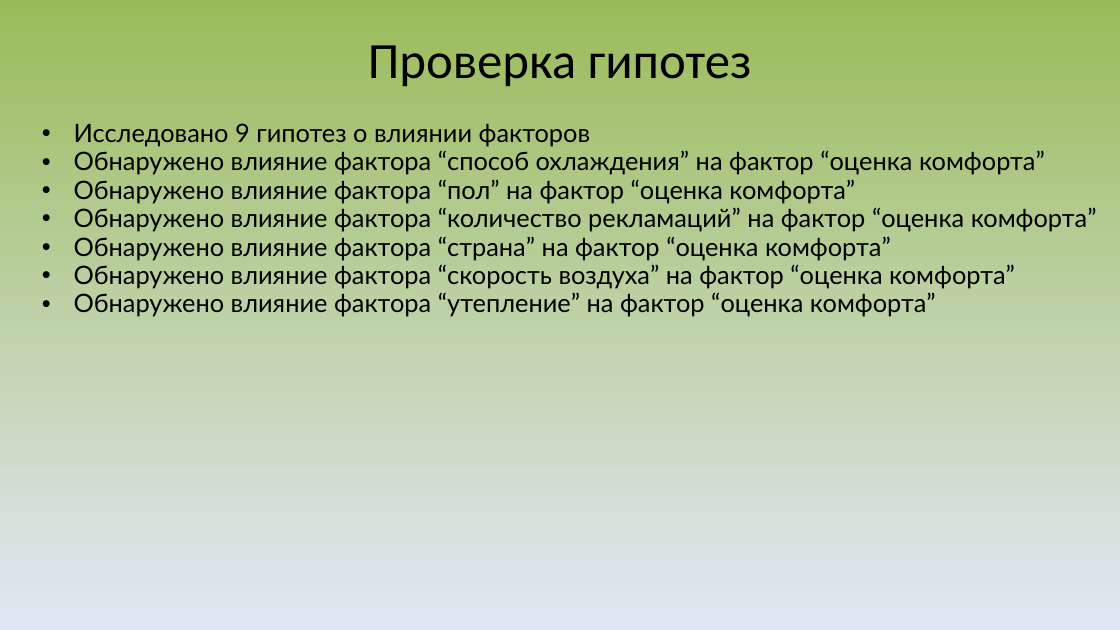
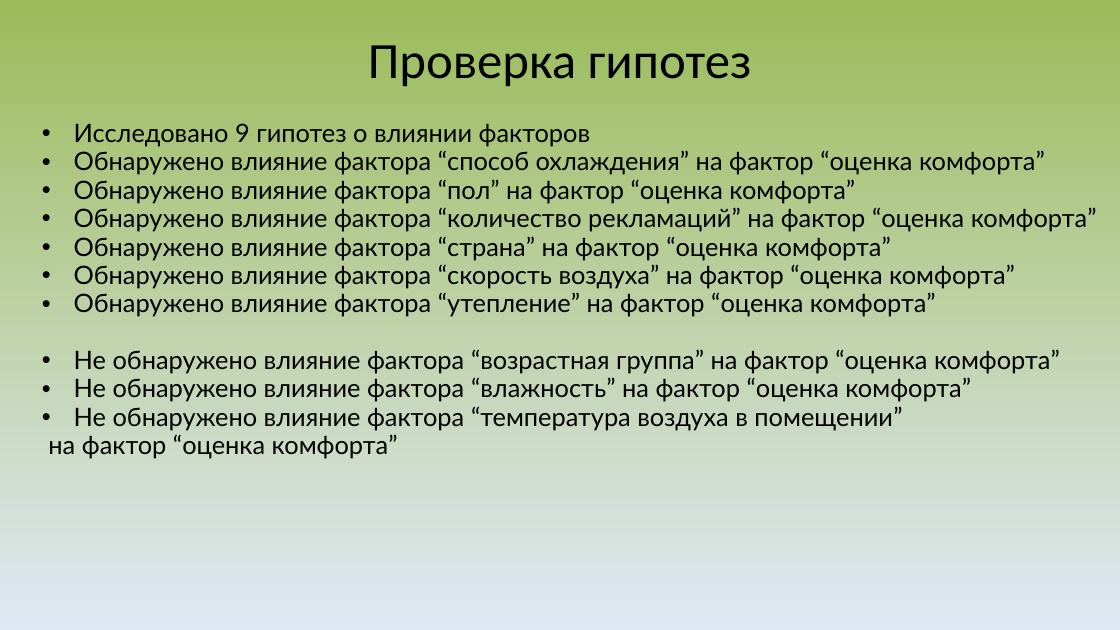
Before and after one commit to irkatsuk/ya_climate, a slide deck: slide 6 of presentation/YaClimate.ppt. Drawn at 1120x630 pixels with LibreOffice and Linux fonts; fonts in the diff are those of the drawing. Boxes give left, top, right and bottom in pixels: in the first picture for what was removed or moved away, otherwise in the second. Text is boxed around its words. In the diff, an @@ line names an element or a change of style, - is before the commit and + after.

```diff
--- a/presentation/YaClimate.ppt
+++ b/presentation/YaClimate.ppt
@@ text at (48, 349, 1060, 458): paragraphs added @@
+• Не обнаружено влияние фактора “возрастная группа” на фактор “оценка комфорта”
+• Не обнаружено влияние фактора “влажность” на фактор “оценка комфорта”
+• Не обнаружено влияние фактора “температура воздуха в помещении”
+на фактор “оценка комфорта”
```
Also in this commit, not shown: 1 other slide changed, 1 other file.
